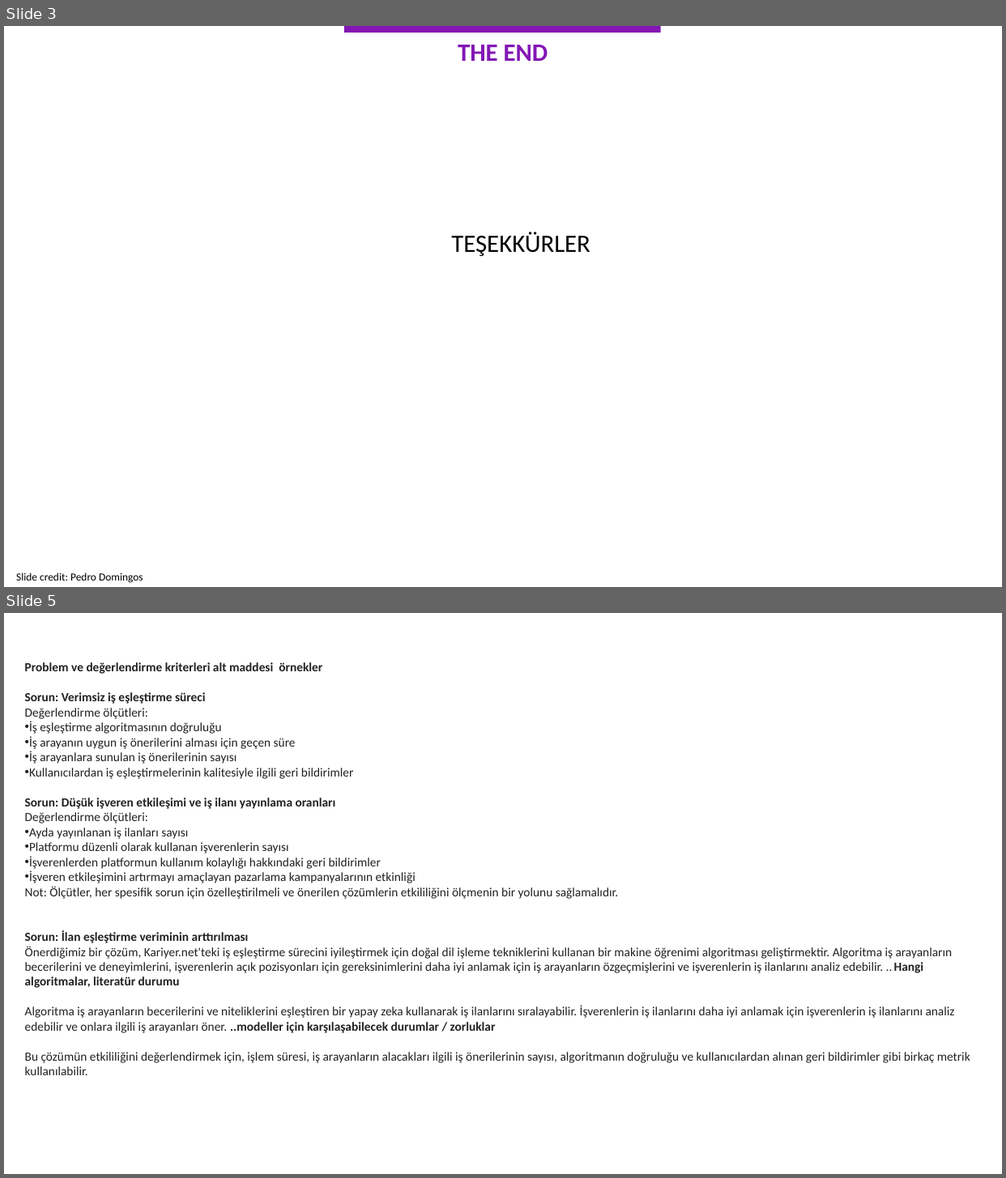
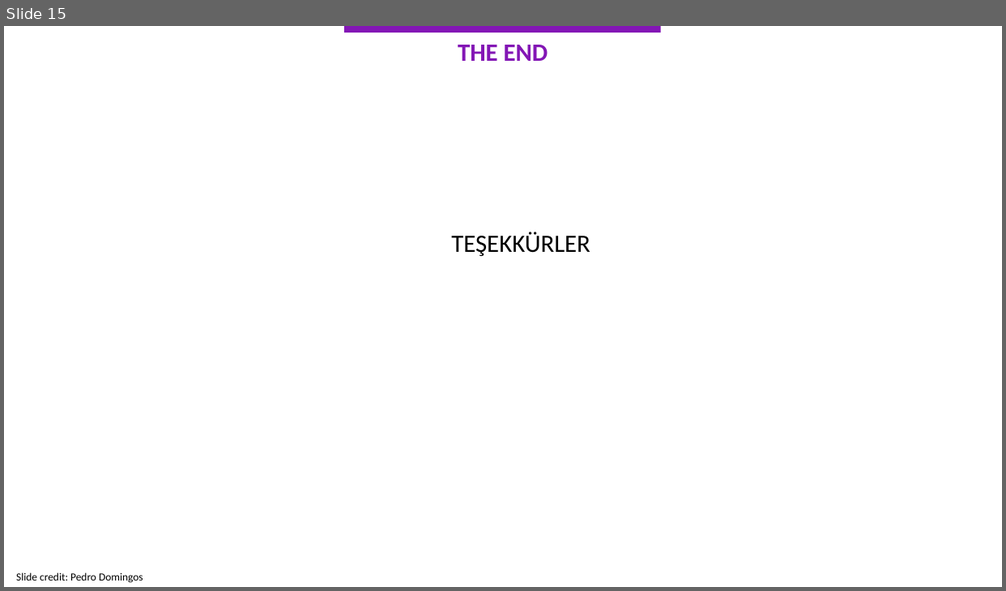
Before and after one commit to kemalcankara/anlp2023, a slide deck: Slides/4.KRY-ANLP_11Mayis.pptx. Shown one above the other, each under a label of ours: slides 3 and 5 before the commit, slide 15 after it; the slides between them are not shown. The pictures are 1006x1178 and 1006x591 pixels, drawn with LibreOffice and Linux fonts; fonts in the diff are those of the drawing. Boxes give left, top, right and bottom in pixels: in the first picture for what was removed or moved away, otherwise in the second. Text is boxed around its words. In the diff, an @@ line names an element or a change of style, - is before the commit and + after.

```diff
--- a/Slides/4.KRY-ANLP_11Mayis.pptx
+++ b/Slides/4.KRY-ANLP_11Mayis.pptx
@@ slide 5 removed at (4, 613, 1002, 1174), background #FFFFFF @@
@@ text removed at (25, 662, 970, 1076) @@
-Problem ve değerlendirme kriterleri alt maddesi örnekler
-Sorun: Verimsiz iş eşleştirme süreci
-Değerlendirme ölçütleri:
-• İş eşleştirme algoritmasının doğruluğu
-• İş arayanın uygun iş önerilerini alması için geçen süre
-• İş arayanlara sunulan iş önerilerinin sayısı
-• Kullanıcılardan iş eşleştirmelerinin kalitesiyle ilgili geri bildirimler
-Sorun: Düşük işveren etkileşimi ve iş ilanı yayınlama oranları
-Değerlendirme ölçütleri:
-• Ayda yayınlanan iş ilanları sayısı
-• Platformu düzenli olarak kullanan işverenlerin sayısı
-• İşverenlerden platformun kullanım kolaylığı hakkındaki geri bildirimler
-• İşveren etkileşimini artırmayı amaçlayan pazarlama kampanyalarının etkinliği
-Not: Ölçütler, her spesifik sorun için özelleştirilmeli ve önerilen çözümlerin etkililiğini ölçmenin bir yolunu sağlamalıdır.
-Sorun: İlan eşleştirme veriminin arttırılması
-Önerdiğimiz bir çözüm, Kariyer.net'teki iş eşleştirme sürecini iyileştirmek için doğal dil işleme tekniklerini kullanan bir makine öğrenimi algoritması geliştirmektir. Algoritma iş arayanların becerilerini ve deneyimlerini, işverenlerin açık pozisyonları için gereksinimlerini daha iyi anlamak için iş arayanların özgeçmişlerini ve işverenlerin iş ilanlarını analiz edebilir. ..Hangi algoritmalar, literatür durumu
-Algoritma iş arayanların becerilerini ve niteliklerini eşleştiren bir yapay zeka kullanarak iş ilanlarını sıralayabilir. İşverenlerin iş ilanlarını daha iyi anlamak için işverenlerin iş ilanlarını analiz edebilir ve onlara ilgili iş arayanları öner. ..modeller için karşılaşabilecek durumlar / zorluklar
-Bu çözümün etkililiğini değerlendirmek için, işlem süresi, iş arayanların alacakları ilgili iş önerilerinin sayısı, algoritmanın doğruluğu ve kullanıcılardan alınan geri bildirimler gibi birkaç metrik kullanılabilir.
@@ what was slide 3 is now slide 15 @@
```
Also in this commit, not shown: 1 slide changed, 12 slides added, 1 other slide removed, 9 other files.
